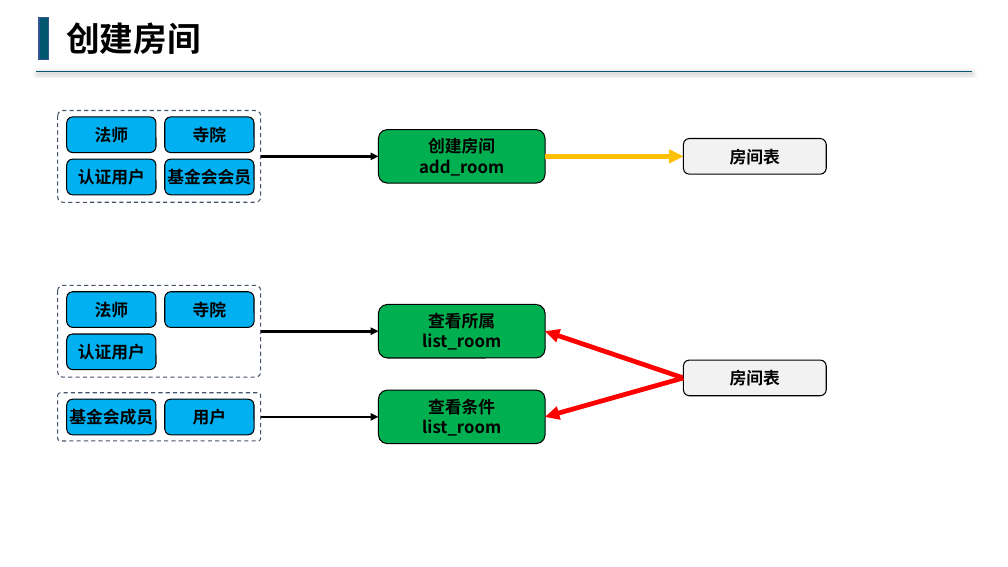
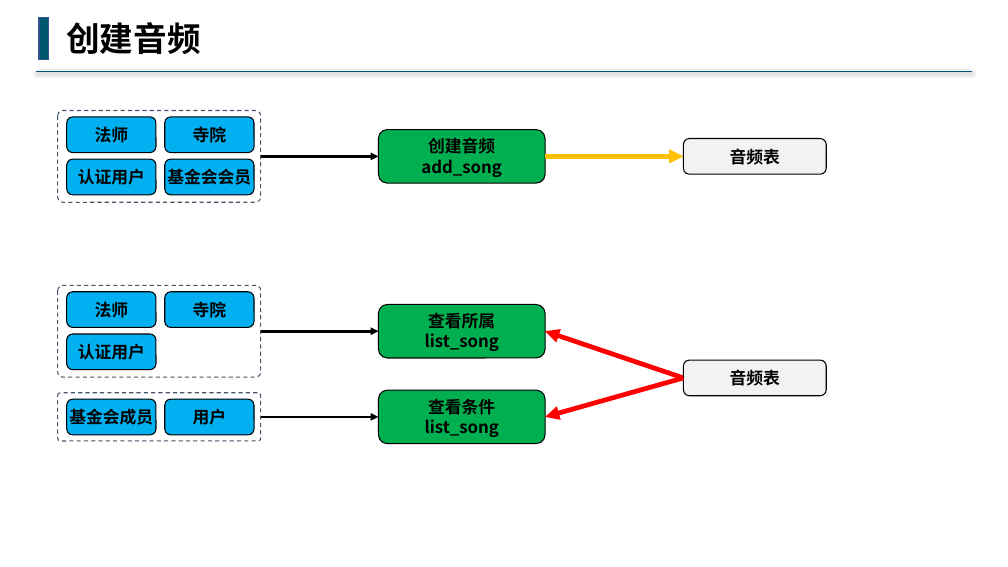
Before and after one commit to buddhachain/buddhaContract, a slide deck: slide 5 of doc/05.梵音.pptx. Drawn at 1008x567 pixels with LibreOffice and Linux fonts; fonts in the diff are those of the drawing. Boxes give left, top, right and bottom in pixels: in the first picture for what was removed or moved away, otherwise in the second. Text is boxed around its words. In the diff, an @@ line names an element or a change of style, - is before the commit and + after.

```diff
--- a/doc/05.梵音.pptx
+++ b/doc/05.梵音.pptx
@@ text at (66, 22, 200, 54): text changed @@
-创建房间
+创建音频
@@ text in rounded rectangle at (421, 138, 501, 177): text changed @@
-创建房间
-add_room
+创建音频
+add_song
@@ text in rounded rectangle at (730, 149, 780, 165): text changed @@
-房间表
+音频表
@@ text in rounded rectangle at (425, 333, 499, 351): text changed @@
-list_room
+list_song
@@ text in rounded rectangle at (730, 370, 780, 386): text changed @@
-房间表
+音频表
@@ text in rounded rectangle at (425, 419, 499, 437): text changed @@
-list_room
+list_song
```
Also in this commit, not shown: 4 other slides changed, 2 slides added, 3 slides removed, 1 other file.
